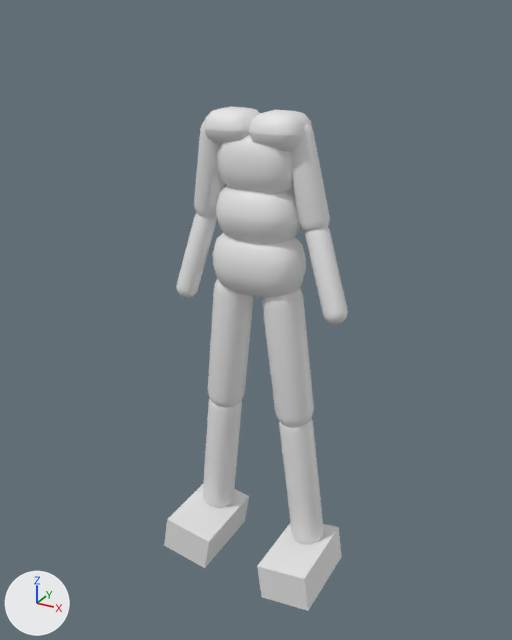
Renders of the FBX model newton-4.00/applications/media/mocapWalker.fbx from each side of a commit.
Rendered twice from a 50 mm lens placed at (0.822, -1.529, 1.531), pointed at (-0.006, -0.024, 0.779). The axes (+X, +Y, +Z) are drawn at lower left. The lights are the same throughout. Where no turn or scale is listed for an object, it has been applied to the vertices.

The first picture shows 'Box001', 'Box002', 'Capsule001', 'Capsule002', 'Capsule003', 'Capsule004', 'Capsule007', 'Capsule008', 'ChamferBox001', 'ChamferBox002', 'ChamferBox003', 'ChamferBox005'.
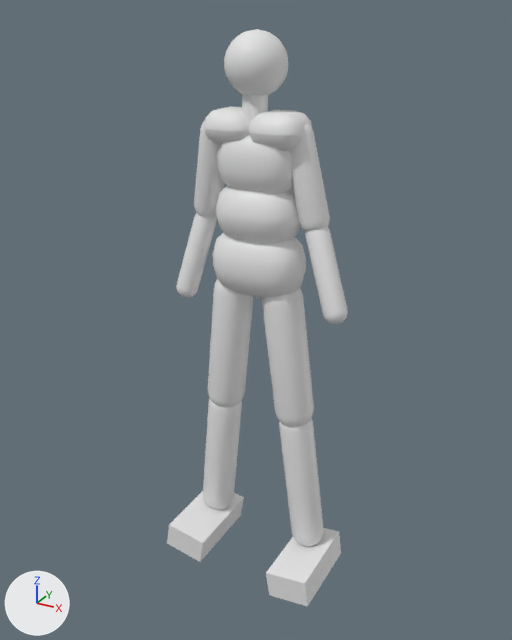
Boxes (x1, y1, x2, y2) around the edits, measured in the pictures (512 x 640 px):
'Box002', reshaped, moved (12% narrower, 12% shorter)
    before: (257, 522, 342, 611)
    after: (266, 528, 341, 606)
'Box001', reshaped, moved (9% narrower, 15% shorter)
    before: (164, 484, 249, 568)
    after: (167, 491, 244, 562)
'Sphere001', added
    after: (224, 29, 288, 96)
'Capsule009', added
    after: (242, 94, 268, 127)

Edits to the bpy script that builds the scene:
```text
Change me_mesh:
    where me_mesh.from_pydata(...)  # 8 vertices, 6 faces; spans x -0.154..0.009, y -0.12..0.12, z -0.054..0.077
    used by ob_box001; location = (-0.094, -0.044, 0.059)
    me_mesh part 1
    me_mesh.vertices[0].co: (-0.009, 0.12, -0.054) -> (0.054, 0.121, -0.048)  # pixel (244, 521) -> pixel (240, 515)
    me_mesh.vertices[1].co: (-0.009, -0.12, -0.054) -> (0.054, -0.121, -0.048)  # pixel (204, 568) -> pixel (200, 562)
    me_mesh.vertices[2].co: (0.009, 0.12, 0.054) -> (0.066, 0.121, 0.028)  # pixel (249, 496) -> pixel (243, 497)
    me_mesh.vertices[3].co: (0.009, -0.12, 0.054) -> (0.066, -0.121, 0.028)  # pixel (208, 541) -> pixel (202, 543)
    me_mesh.vertices[4].co: (-0.154, 0.12, -0.03) -> (-0.066, 0.121, -0.028)
    me_mesh.vertices[5].co: (-0.154, -0.12, -0.03) -> (-0.066, -0.121, -0.028)  # pixel (164, 545) -> pixel (166, 543)
    me_mesh.vertices[6].co: (-0.137, 0.12, 0.077) -> (-0.054, 0.121, 0.048)
    me_mesh.vertices[7].co: (-0.137, -0.12, 0.077) -> (-0.054, -0.121, 0.048)  # pixel (167, 519) -> pixel (168, 524)
Change me_mesh_003:
    where me_mesh_003.from_pydata(...)  # 8 vertices, 6 faces; spans x -0.154..0.008, y -0.12..0.12, z -0.074..0.054
    used by ob_box002; location = (0.228, -0.044, 0.059)
    me_mesh_003 part 2
    me_mesh_003.vertices[0].co: (0.008, 0.12, -0.054) -> (0.065, 0.12, -0.03)  # pixel (341, 557) -> pixel (341, 553)
    me_mesh_003.vertices[1].co: (0.008, -0.12, -0.054) -> (0.065, -0.12, -0.03)  # pixel (308, 610) -> pixel (307, 606)
    me_mesh_003.vertices[2].co: (-0.008, 0.12, 0.054) -> (0.054, 0.12, 0.047)  # pixel (338, 527) -> pixel (339, 531)
    me_mesh_003.vertices[3].co: (-0.008, -0.12, 0.054) -> (0.054, -0.12, 0.047)  # pixel (304, 578) -> pixel (304, 583)
    me_mesh_003.vertices[4].co: (-0.139, 0.12, -0.074) -> (-0.054, 0.12, -0.047)
    me_mesh_003.vertices[5].co: (-0.139, -0.12, -0.074) -> (-0.054, -0.12, -0.047)  # pixel (261, 597) -> pixel (269, 595)
    me_mesh_003.vertices[6].co: (-0.154, 0.12, 0.033) -> (-0.065, 0.12, 0.03)
    me_mesh_003.vertices[7].co: (-0.154, -0.12, 0.033) -> (-0.065, -0.12, 0.03)  # pixel (257, 566) -> pixel (265, 572)
Add me_mesh_012_1:
    me_mesh_012_1.from_pydata(...)  # 182 vertices, 360 faces; spans x -0.0749..0.0749, y -0.0749..0.0749, z -0.075..0.075
Add me_mesh_013_1:
    me_mesh_013_1.from_pydata(...)  # 146 vertices, 288 faces; spans x -0.0311..0.0311, y -0.0357..0.0357, z -0.0748..0.0748
Change ob_box001:
    ob_box001.location: (-0.094, -0.044, 0.059) -> (-0.171, -0.044, 0.071)
Change ob_box002:
    ob_box002.location: (0.228, -0.044, 0.059) -> (0.168, -0.044, 0.051)
Add ob_sphere001:
    ob_sphere001 = bpy.data.objects.new('Sphere001', me_mesh_012_1)
    ob_sphere001.location = (-0.022, 0.007, 1.413)
Add ob_capsule009:
    ob_capsule009 = bpy.data.objects.new('Capsule009', me_mesh_013_1)
    ob_capsule009.location = (-0.021, -0.002, 1.319)
```
